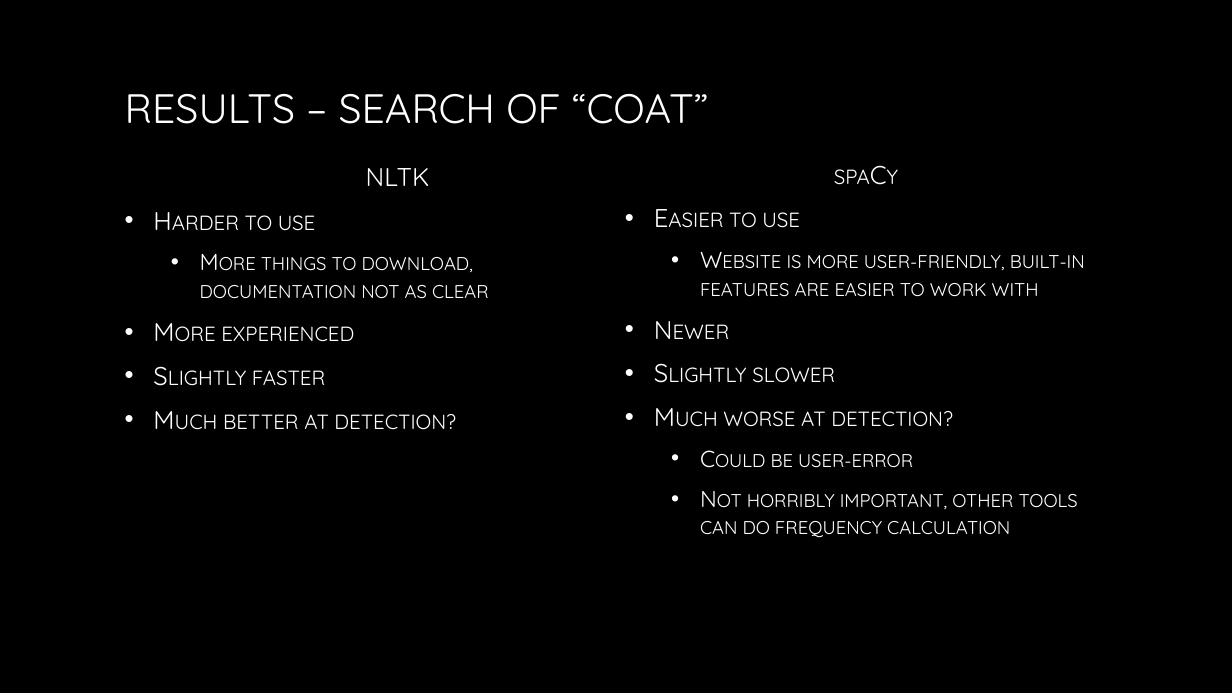
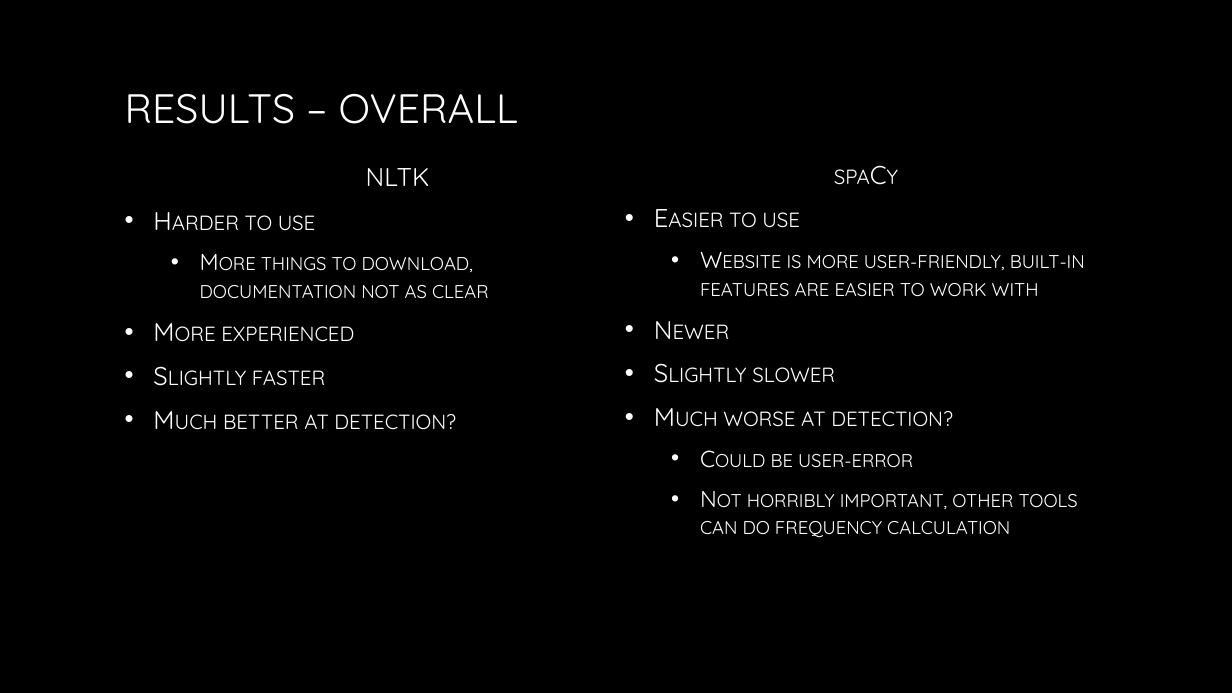
Before and after one commit to jejabour/Aglorithms_NLP, a slide deck: slide 12 of Project_Presentation_Joseph_Jabour.pptx. Drawn at 1232x693 pixels with LibreOffice and Linux fonts; fonts in the diff are those of the drawing; background and template pictures are left out. Boxes give left, top, right and bottom in pixels: in the first picture for what was removed or moved away, otherwise in the second. Text is boxed around its words. In the diff, an @@ line names an element or a change of style, - is before the commit and + after.

Commit message:
Typos in the powerpoint, downloaded the paper

```diff
--- a/Project_Presentation_Joseph_Jabour.pptx
+++ b/Project_Presentation_Joseph_Jabour.pptx
@@ title at (125,94,518,124): text changed @@
-RESULTS – SEARCH OF “COAT”
+RESULTS – OVERALL
```
Also in this commit, not shown: 3 other slides changed, 1 other file.
